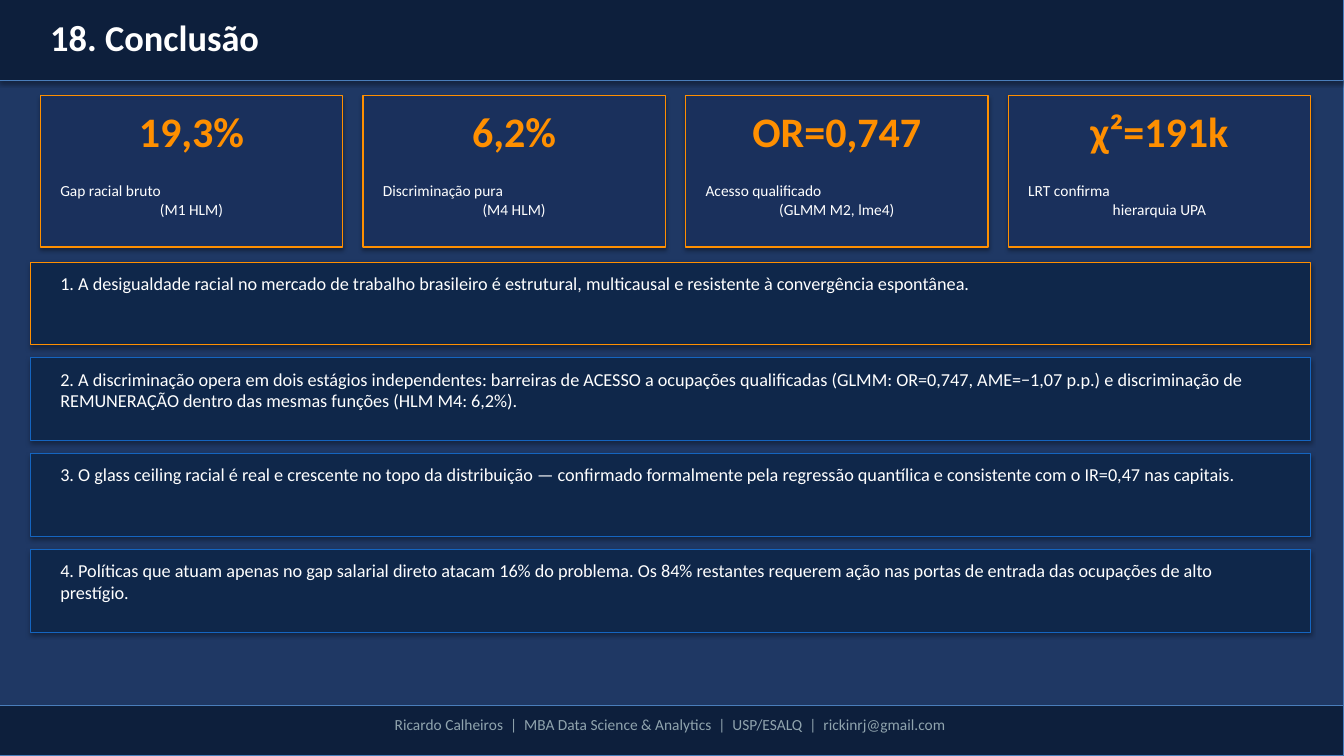
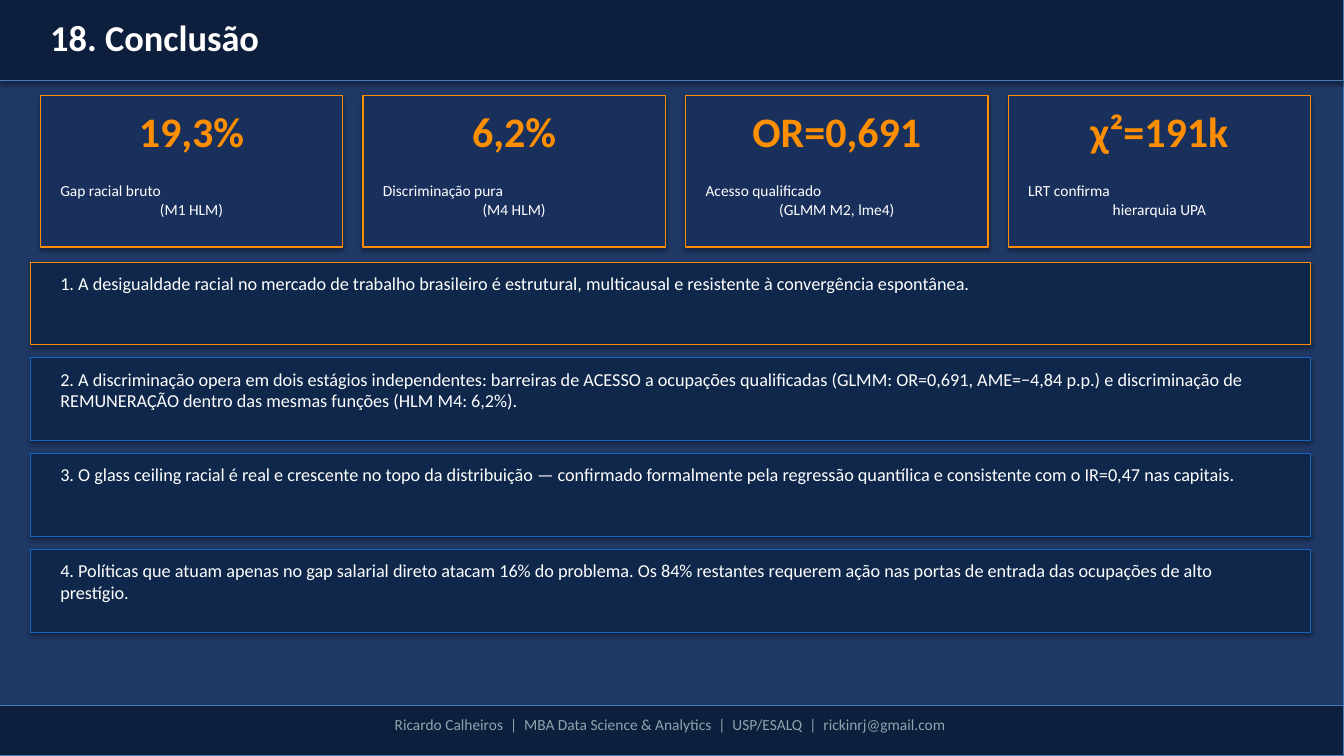
Before and after one commit to rickinrj-ux/ProjetoRacismoPNAD, a slide deck: slide 25 of apresentacao_tcc.pptx. Drawn at 1344x756 pixels with LibreOffice and Linux fonts; fonts in the diff are those of the drawing. Boxes give left, top, right and bottom in pixels: in the first picture for what was removed or moved away, otherwise in the second. Text is boxed around its words. In the diff, an @@ line names an element or a change of style, - is before the commit and + after.

```diff
--- a/apresentacao_tcc.pptx
+++ b/apresentacao_tcc.pptx
@@ text at bbox=[752, 118, 921, 153]: text changed @@
-OR=0,747
+OR=0,691
@@ text at bbox=[60, 373, 1242, 410]: text changed @@
-2. A discriminação opera em dois estágios independentes: barreiras de ACESSO a ocupações qualificadas (GLMM: OR=0,747, AME=−1,07 p.p.) e discriminação de REMUNERAÇÃO dentro das mesmas funções (HLM M4: 6,2%).
+2. A discriminação opera em dois estágios independentes: barreiras de ACESSO a ocupações qualificadas (GLMM: OR=0,691, AME=−4,84 p.p.) e discriminação de REMUNERAÇÃO dentro das mesmas funções (HLM M4: 6,2%).
```
Also in this commit, not shown: 4 other slides changed, 14 other files.
